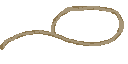
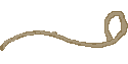
Layered file, before and after one edit (128px x 64px). Changes by layer:
showed "lasso_3", painted on it over [0, 11, 128, 51]
hid "lasso_1", painted on it over [0, 6, 128, 50]
